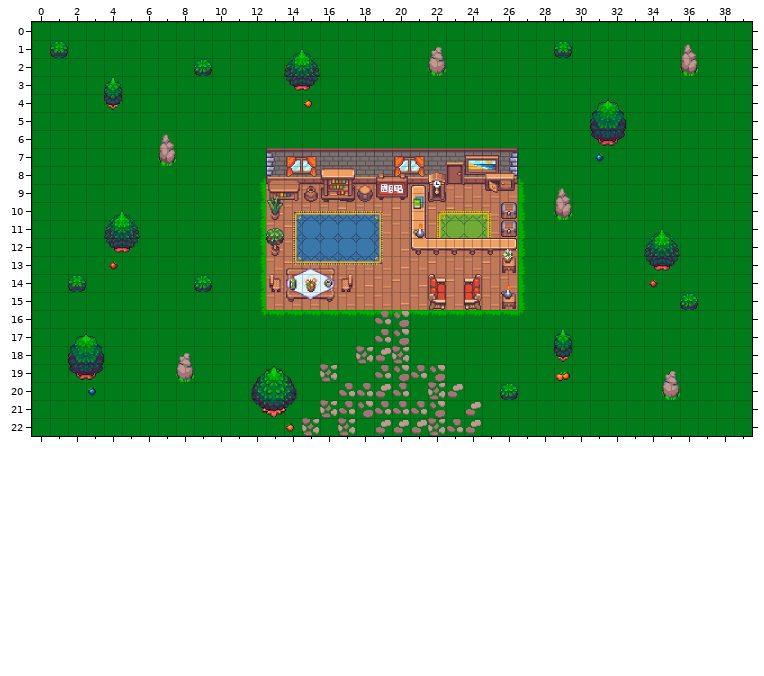
One commit to this Tiled map: Output/Assets/Maps/adventurer_house.tmx. The picture above was drawn from the file before the commit.
Cells are 32x32 px. Shown: x 0..39, y 0..22.
Now the later version:
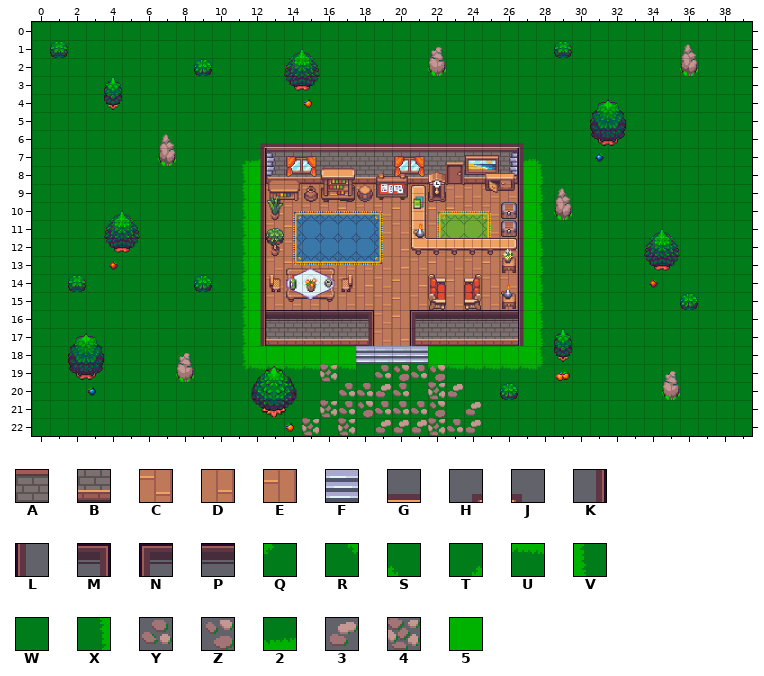
Key: from "interior_tileset": A 99, B 147, C 337, D 338, E 339, F 390, G 530, H 576, J 580, K 624, L 628, M 673, N 675, P 722; from "map_tileset": Q 37, R 38, S 85, T 86, U 134, V 181, W 182, X 183, Y 195, Z 196, 2 230, 3 243, 4 244, 5 405.
_ is an empty cell, # one hidden under a higher layer, . an unchanged one.
From old to new:
--- layer "Extra"
@@ x 11..28 @@
- 7 WW..............WW
- 8 WT..............SW
- 9 WX..............VW
-10 WX..............VW
-11 WX..............VW
-12 WX..............VW
-13 WX..............VW
-14 WX..............VW
-15 WX..............VW
-16 WRUUUUUU..UUUUUUQW
-17 WWWWWWWW..WWWWWWWW
-18 WWWWWWW...WWWWWWWW
-19 WWWWWWW....WWWWWWW
+ 7 T2..............2S
+ 8 X5..............5V
+ 9 X5..............5V
+10 X5..............5V
+11 X5..............5V
+12 X5..............5V
+13 X5..............5V
+14 X5..............5V
+15 X5..............5V
+16 X5AAAAAA..AAAAAA5V
+17 X5BBBBBB..BBBBBB5V
+18 X555555...#555555V
+19 RUUUUUU....UUUUUUQ
--- layer "Suelo"
@@ x 19..20 @@
-15 .D
-16 __
-17 __
+15 .E
+16 CE
+17 CD
--- layer "Muebles"
@@ x 18..21 @@
-16 .YZ.
-17 .YZ.
-18 434_
+16 .__.
+17 .__.
+18 FFFF
--- layer "Extra2"
@@ x 12..27 @@
- 6 ________________
- 7 _.............._
- 8 _.............._
- 9 _.............._
-10 _.............._
-11 _.............._
-12 _.............._
-13 _.............._
-14 _.............._
-15 _.............._
-16 _______.._______
-17 _....._.._....._
+ 6 HGGGGGGGGGGGGGGJ
+ 7 K..............L
+ 8 K..............L
+ 9 K..............L
+10 K..............L
+11 K..............L
+12 K..............L
+13 K..............L
+14 K..............L
+15 K..............L
+16 KPPPPPM..NPPPPPL
+17 K.....K..L.....L
Where, in picture pixels (left, top, right, bottom), the same in both pictures:
changed: (242, 143, 543, 370)
